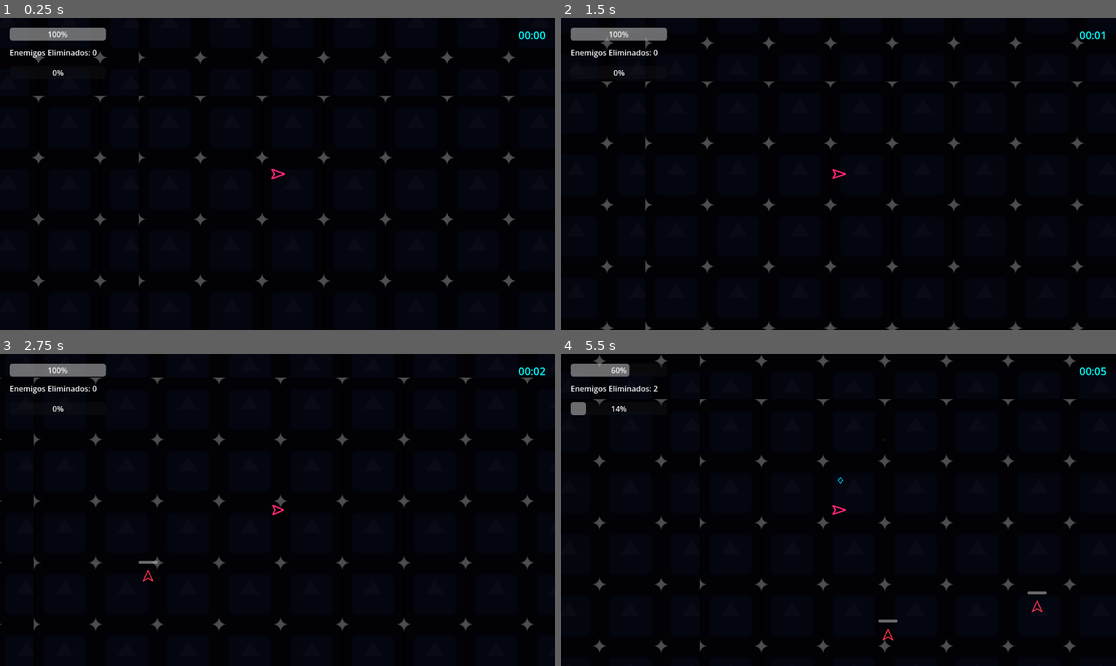
Above: before the commit, frames 1-4 (two rows, left to right).
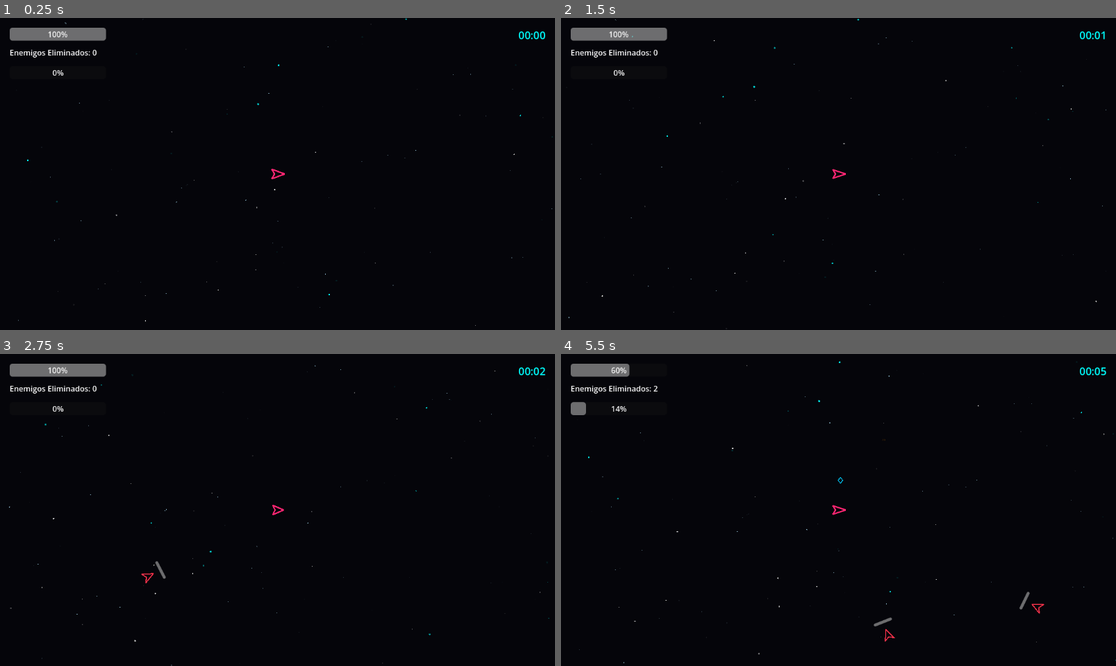
Above: after the commit, the same moments.

Repository: crosbostol/Space-Rogue
Game: Godot game, scene res://main.tscn
The game is run twice, just before and just after one commit, with the same random seed, the same clock (stepped at 60 frames per second) and the same inputs. The engine's default icon, where the game draws it, is replaced by a stand-in: a white triangle on a blue panel in a dark square.
Inputs:
- Up to frame 1 (0.25 s): no input
- Up to frame 2 (1.5 s): tap Enter (ui_accept) at 0.5, 0.77 s; hold D (ui_right) 0.53-1.28 s; hold Alt 0.53-1.28 s; hold S (ui_down) from 1.28 s (still down); tap 1 at 1.35 s
- Up to frame 3 (2.75 s): tap Enter (ui_accept) at 1.52 s; release S (ui_down) at 2.03 s; hold D (ui_right) from 2.03 s (still down); hold Alt from 2.03 s (still down)
- Up to frame 4 (5.5 s): release D (ui_right) at 2.78 s; release Alt at 2.78 s; hold W (ui_up) 2.78-3.53 s; tap 1 at 2.85, 4.35 s; tap Enter (ui_accept) at 3.02, 3.77, 4.52 s; hold Alt 3.53-4.28 s; hold A (ui_left) 3.53-5.03 s; hold S (ui_down) from 5.03 s (still down); hold Alt from 5.03 s (still down)

The runs differ from the first frame. In frame 1, 1.2% of the frame differs, in the area x 3-100%, y 0-99%; in frame 2, 1.5%; in frame 3, 1.4%; in frame 4, 1.7%, in the area x 3-100%, y 0-100%.

Commit message:
feat: fondo con paralax del espacio!!

Diff:
--- a/nuevo-proyecto-de-juego/enemigo_base.gd
+++ b/nuevo-proyecto-de-juego/enemigo_base.gd
@@ -140,9 +140,13 @@
 	if comportamiento_trayectoria:
 		var direccion: Vector2 = Vector2.ZERO
 		if comportamiento_trayectoria.has_method("obtener_direccion"):
-			direccion = comportamiento_trayectoria.obtener_direccion(global_position, self )
+			direccion = comportamiento_trayectoria.obtener_direccion(global_position, self)
 
 		position += direccion * velocidad * delta
+
+		# Si es de tipo KAMIKAZE, orientar su vértice principal (punta de flecha en Vector2(0, -12)) hacia el Player
+		if tipo_enemigo == Enums.TipoEnemigo.KAMIKAZE and direccion != Vector2.ZERO:
+			global_rotation = direccion.angle() + PI / 2.0
 
 	# Lógica condicional optimizada con Enum entero global
 	if tipo_enemigo == Enums.TipoEnemigo.RANGO:
--- /dev/null
+++ b/nuevo-proyecto-de-juego/fondo_estelar.gd
@@ -0,0 +1,48 @@
+extends Node2D
+
+@export var cantidad_estrellas: int = 100
+@export var tamano_max_estrella: float = 1.5
+@export var color_base: Color = Color(1.0, 1.0, 1.0)
+@export var velocidad_parpadeo: float = 2.0
+
+# Pool interno de estrellas fuertemente tipado
+var posiciones: Array[Vector2] = []
+var desfases: Array[float] = []
+var tamanos: Array[float] = []
+
+# Dimensiones de la capa
+const ANCHO_BASE: float = 1920.0
+const ALTO_BASE: float = 1080.0
+
+func _ready() -> void:
+	# Generar posiciones aleatorias y desfases
+	posiciones.resize(cantidad_estrellas)
+	desfases.resize(cantidad_estrellas)
+	tamanos.resize(cantidad_estrellas)
+
+	for i in range(cantidad_estrellas):
+		posiciones[i] = Vector2(
+			randf_range(0.0, ANCHO_BASE),
+			randf_range(0.0, ALTO_BASE)
+		)
+		desfases[i] = randf_range(0.0, PI * 2.0)
+		tamanos[i] = randf_range(0.5, tamano_max_estrella)
+
+	queue_redraw()
+
+func _process(_delta: float) -> void:
+	# Redibujar cada frame para el efecto de parpadeo de forma fluida
+	queue_redraw()
+
+func _draw() -> void:
+	var tiempo: float = Time.get_ticks_msec() * 0.001
+	for i in range(cantidad_estrellas):
+		# Calcular opacidad con la función senoidal
+		var valor_seno: float = sin(tiempo * velocidad_parpadeo + desfases[i])
+		# Mapear valor para asegurar canal alfa válido entre [0.1, 1.0] para estética cósmica
+		var alpha: float = clamp((valor_seno + 1.0) * 0.5, 0.1, 1.0)
+
+		var color_estrella: Color = color_base
+		color_estrella.a = alpha
+
+		draw_circle(posiciones[i], tamanos[i], color_estrella)
--- a/nuevo-proyecto-de-juego/main.tscn
+++ b/nuevo-proyecto-de-juego/main.tscn
@@ -6,6 +6,7 @@
 [ext_resource type="Script" uid="uid://dbhovndnca3v0" path="res://player.gd" id="4_player"]
 [ext_resource type="Script" uid="uid://byrobjisumi54" path="res://weapon_system.gd" id="5_weapon"]
 [ext_resource type="Script" uid="uid://drgs5hwbse3as" path="res://upgrade_menu.gd" id="6_upgrade"]
+[ext_resource type="Script" path="res://fondo_estelar.gd" id="7_stellar"]
 
 [sub_resource type="CircleShape2D" id="CircleShape2D_ig7tw"]
 
@@ -25,18 +26,50 @@
 
 [node name="World" type="Node2D" parent="." unique_id=1953852740]
 
-[node name="Background" type="Parallax2D" parent="World" unique_id=2050133358]
-scroll_scale = Vector2(0.5, 0.5)
-repeat_size = Vector2(2000, 2000)
+[node name="Background" type="Node2D" parent="World" unique_id=2050133358]
+
+[node name="FondoOscuro" type="ColorRect" parent="World/Background"]
+offset_left = -50000.0
+offset_top = -50000.0
+offset_right = 50000.0
+offset_bottom = 50000.0
+color = Color(0.02, 0.02, 0.04, 1)
+
+[node name="CapaLejana" type="Parallax2D" parent="World/Background"]
+scroll_scale = Vector2(0.1, 0.1)
+repeat_size = Vector2(1920, 1080)
 repeat_times = 3
 
-[node name="BackgroundSprite" type="Sprite2D" parent="World/Background" unique_id=987654321]
-self_modulate = Color(0.04, 0.04, 0.08, 1)
-texture_repeat = 2
-texture = ExtResource("2_icon")
-centered = false
-region_enabled = true
-region_rect = Rect2(0, 0, 2000, 2000)
+[node name="FondoEstelarLejana" type="Node2D" parent="World/Background/CapaLejana"]
+script = ExtResource("7_stellar")
+cantidad_estrellas = 150
+tamano_max_estrella = 1.0
+color_base = Color(0.7, 0.9, 1.0, 1.0)
+velocidad_parpadeo = 1.2
+
+[node name="CapaMedia" type="Parallax2D" parent="World/Background"]
+scroll_scale = Vector2(0.3, 0.3)
+repeat_size = Vector2(1920, 1080)
+repeat_times = 3
+
+[node name="FondoEstelarMedia" type="Node2D" parent="World/Background/CapaMedia"]
+script = ExtResource("7_stellar")
+cantidad_estrellas = 80
+tamano_max_estrella = 1.5
+color_base = Color(1.0, 1.0, 1.0, 1.0)
+velocidad_parpadeo = 2.0
+
+[node name="CapaCercana" type="Parallax2D" parent="World/Background"]
+scroll_scale = Vector2(0.6, 0.6)
+repeat_size = Vector2(1920, 1080)
+repeat_times = 3
+
+[node name="FondoEstelarCercana" type="Node2D" parent="World/Background/CapaCercana"]
+script = ExtResource("7_stellar")
+cantidad_estrellas = 40
+tamano_max_estrella = 2.0
+color_base = Color(0.0, 1.0, 1.0, 1.0)
+velocidad_parpadeo = 3.5
 
 [node name="Player" type="CharacterBody2D" parent="World" unique_id=1353015756]
 script = ExtResource("4_player")
--- a/nuevo-proyecto-de-juego/player.gd
+++ b/nuevo-proyecto-de-juego/player.gd
@@ -11,6 +11,9 @@
 
 ## Indica si el jugador es invulnerable (Modo Trucos / DevMode)
 var es_invulnerable: bool = false
+
+## Indica si el jugador es invulnerable de forma temporal tras elegir una mejora
+var es_invulnerable_temporal: bool = false
 
 func _ready() -> void:
 	# Conectar dinámicamente la señal area_entered de la Hitbox
@@ -113,8 +116,8 @@
 
 ## Recibe daño de proyectiles o enemigos.
 func recibir_dano(cantidad: float) -> void:
-	# Freno absoluto de Invulnerabilidad para pruebas de control de calidad
-	if es_invulnerable:
+	# Freno absoluto de Invulnerabilidad para pruebas de control de calidad o temporal por menú
+	if es_invulnerable or es_invulnerable_temporal:
 		return
 
 	# Evitar procesamiento de daño si ya está destruido
@@ -144,6 +147,21 @@
 			if restart_btn and restart_btn is Button:
 				restart_btn.grab_focus()
 				print("Player: Foco de entrada inyectado en el botón de reinicio.")
+
+## Activa un tiempo de invulnerabilidad temporal en segundos con feedback visual (transparencia fantasma)
+func hacer_invulnerable_temporal(duracion: float) -> void:
+	es_invulnerable_temporal = true
+
+	var visual = get_node_or_null("Visual")
+	if visual:
+		visual.modulate.a = 0.4
+
+	get_tree().create_timer(duracion, true, false, true).timeout.connect(func():
+		es_invulnerable_temporal = false
+		if visual:
+			visual.modulate.a = 1.0
+		print("Player: Invulnerabilidad temporal finalizada.")
+	)
 
 ## Recibe experiencia de los orbes recolectados.
 func recibir_xp(cantidad: int) -> void:
--- a/nuevo-proyecto-de-juego/upgrade_menu.gd
+++ b/nuevo-proyecto-de-juego/upgrade_menu.gd
@@ -105,6 +105,10 @@
 	# Bloque condicional para inyectar los efectos físicos reales (Hito 4.4)
 	var player: CharacterBody2D = get_node_or_null("/root/Main/World/Player")
 	if player:
+		# Conceder 0.5 segundos de invulnerabilidad para permitir que el jugador vuelva a acomodar sus manos/dedos
+		if player.has_method("hacer_invulnerable_temporal"):
+			player.hacer_invulnerable_temporal(0.5)
+
 		match seleccion["id"]:
 			"iman":
 				player.rango_iman_actual += 40.0
Not shown, added: nuevo-proyecto-de-juego/fondo_estelar.gd.uid
